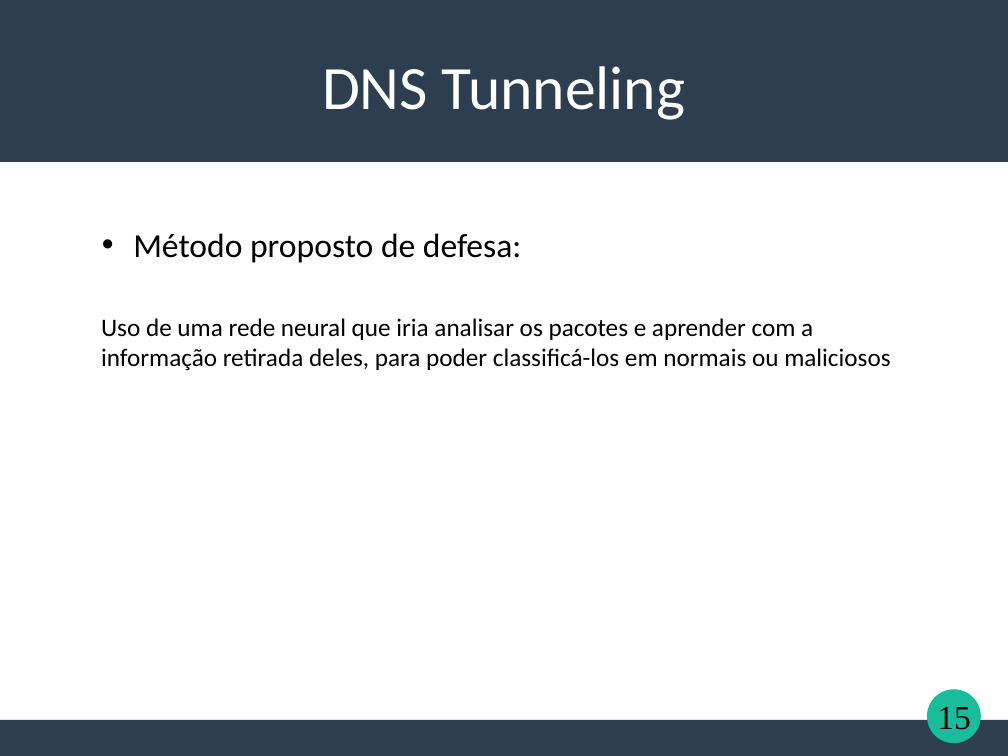
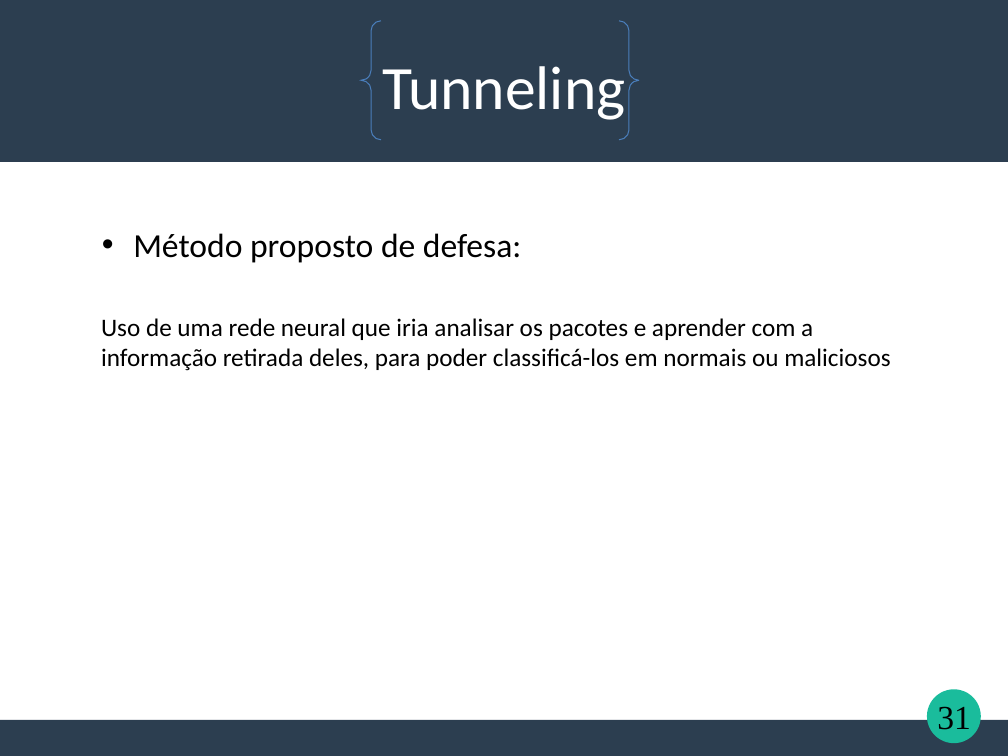
Before and after one commit to TSaytson/teste-trabalho-redes, a slide deck: slide 31 of DNS.ppt (slide 15 before the commit). Drawn at 1008x756 pixels with LibreOffice and Linux fonts; fonts in the diff are those of the drawing. Boxes give left, top, right and bottom in pixels: in the first picture for what was removed or moved away, otherwise in the second. Text is boxed around its words. In the diff, an @@ line names an element or a change of style, - is before the commit and + after.

```diff
--- a/DNS.ppt
+++ b/DNS.ppt
@@ brace pair added at box(361, 21, 639, 140), outline #4A7EBB 0.74 pt @@
@@ text at box(382, 66, 625, 120): text changed @@
-DNS Tunneling
+Tunneling
@@ page number at box(937, 706, 971, 730): text changed @@
-15
+31
```
Also in this commit, not shown: 13 other slides changed, 17 slides added, 1 slide removed.
